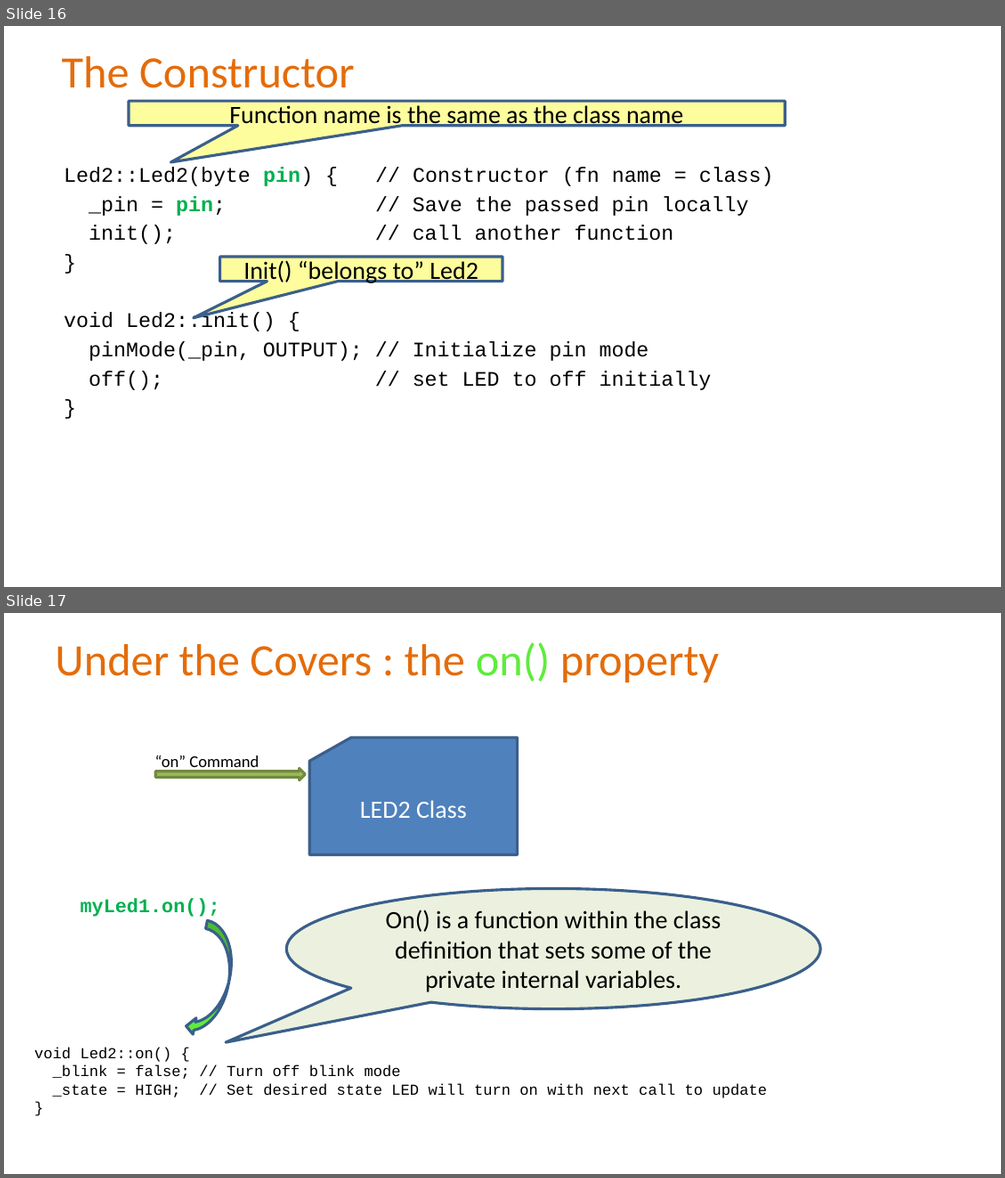
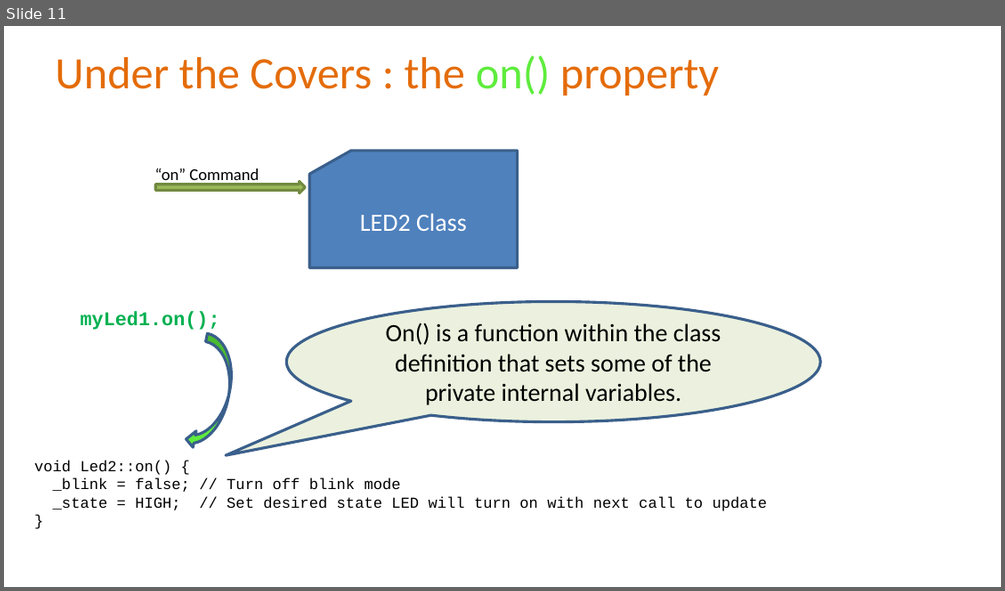
Before and after one commit to Alan-Lomax/MERG-SIG-Presentations, a slide deck: Part 4 - Introduction to Class Programming.pptx. Shown one above the other, each under a label of ours: slides 16 and 17 before the commit, slide 11 after it. The pictures are 1005x1178 and 1005x591 pixels, drawn with LibreOffice and Linux fonts; fonts in the diff are those of the drawing; background and template pictures are left out. Boxes give left, top, right and bottom in pixels: in the first picture for what was removed or moved away, otherwise in the second. Text is boxed around its words. In the diff, an @@ line names an element or a change of style, - is before the commit and + after.

Commit message:
Rev 1.1
Minor Revisions.
Improved style
Adding types and structures as a lead into discussion about classes

```diff
--- a/Part 4 - Introduction to Class Programming.pptx
+++ b/Part 4 - Introduction to Class Programming.pptx
@@ slide 16 removed at (x1=4, y1=26, x2=1001, y2=587), background picture (left out) @@
@@ title removed at (x1=62, y1=56, x2=355, y2=88) @@
-The Constructor
@@ speech box removed at (x1=129, y1=101, x2=785, y2=126) @@
-Function name is the same as the class name
@@ text removed at (x1=64, y1=167, x2=774, y2=390) @@
-Led2::Led2(byte pin) { // Constructor (fn name = class)
-_pin = pin; // Save the passed pin locally
-init(); // call another function
-}
-void Led2::init() {
-pinMode(_pin, OUTPUT); // Initialize pin mode
-off(); // set LED to off initially
-}
@@ speech box removed at (x1=220, y1=257, x2=502, y2=281) @@
-Init() “belongs to” Led2
@@ what was slide 17 is now slide 11 @@
```
Also in this commit, not shown: 16 slides changed, 4 slides added, 1 other slide removed, 1 other file.
